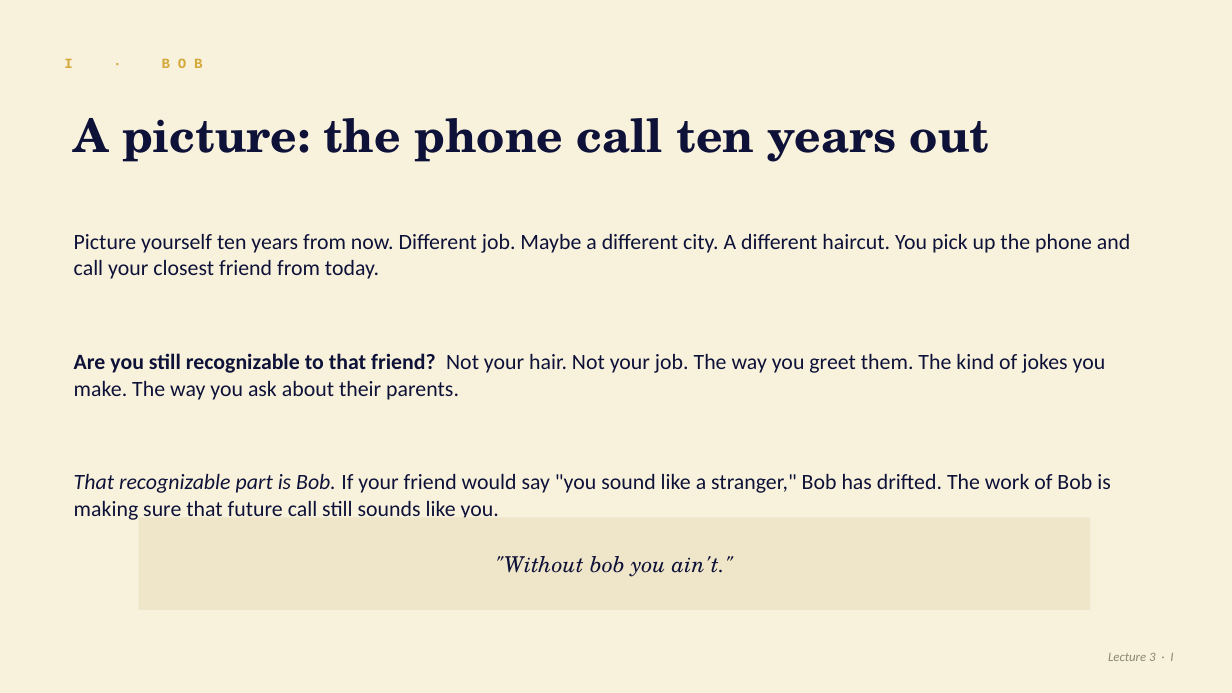
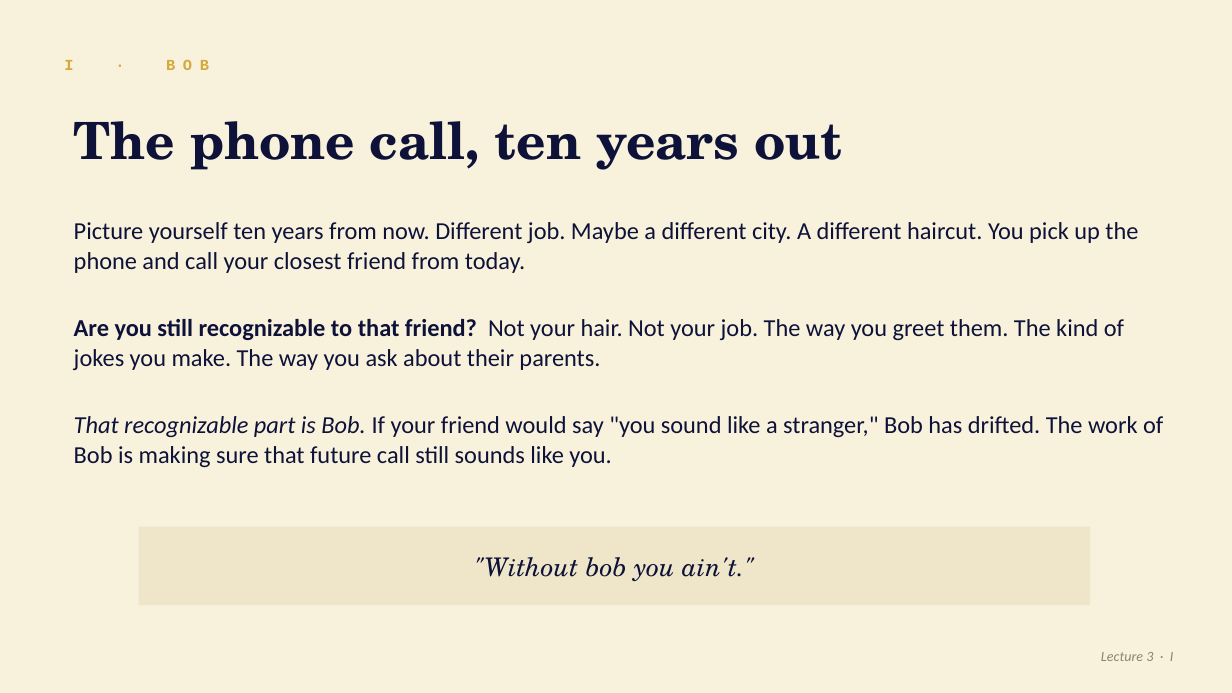
Before and after one commit to DerekSleepfield/webs-aight, a slide deck: slide 6 of assets/the-4b-framework.pptx. Drawn at 1232x693 pixels with LibreOffice and Linux fonts; fonts in the diff are those of the drawing. Boxes give left, top, right and bottom in pixels: in the first picture for what was removed or moved away, otherwise in the second. Text is boxed around its words. In the diff, an @@ line names an element or a change of style, - is before the commit and + after.

Commit message:
Lecture 3 deck: bump body fonts and de-overlap
- Bullets 17 → 19/20pt, pull-quotes 17 → 19/20pt, diagnostic body
  15 → 17pt, tend/escape table 13-14 → 15-16pt with taller rows
  (0.65 → 0.70), creed 30 → 36pt.
- Section-divider title sizes bumped (54 → 58, 'Bob/Bib/B(l)ab/Boobs'
  hero word 90 → 100pt).
- Slide 6 title shortened ('A picture: the phone call ten years out'
  → 'The phone call, ten years out') so it fits on one line.
- Slide 9 bullet container height locked so the pull-quote can't be
  pushed into; slide 14 5th-bullet 'Tend, don't escape.' lifted out
  as a centered closing takeaway.
- Slide 11 title shortened ('Bab is connection. Blab is connection
  drowned out.' → 'Bab vs. blab') for single-line balance.

```diff
--- a/assets/the-4b-framework.pptx
+++ b/assets/the-4b-framework.pptx
@@ text "I · BOB" at (64,60,365,433): size 11 to 12 pt @@
@@ text at (74,121,842,170): text changed; size 36 to 40 pt @@
-A picture: the phone call ten years out
+The phone call, ten years out
@@ text "Picture yourself ten years from ...": place and size @@
-text "Picture yourself ten years from ..." at (74,234,1130,279)
+text "Picture yourself ten years from ..." at (74,222,1138,273)
@@ text "Are you still recognizable to ...": place and size @@
-text "Are you still recognizable to ..." at (74,353,1106,400)
+text "Are you still recognizable to ..." at (74,319,1124,370)
@@ size 17 to 19 pt in 3 elements at (74,222,1138,273), (74,319,1124,370), (74,416,1163,468) @@
@@ text "That recognizable part is Bob. ...": place and size @@
-text "That recognizable part is Bob. ..." at (74,474,1111,520)
+text "That recognizable part is Bob. ..." at (74,416,1163,468)
@@ rectangle ""Without bob you ain't."": place and size @@
-rectangle ""Without bob you ain't."" at (139,518,1091,610)
+rectangle ""Without bob you ain't."" at (139,527,1091,605)
@@ rectangle ""Without bob you ain't."" at (139,527,1091,605): size 17 to 20 pt @@
@@ text "Lecture 3 · I" at (1101,652,1174,661): size 10 to 11 pt @@
```
Also in this commit, not shown: 17 other slides changed, 1 other file.
